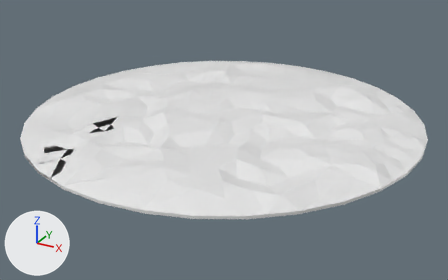
A saved change to the OBJ model assets/terraintest.obj.
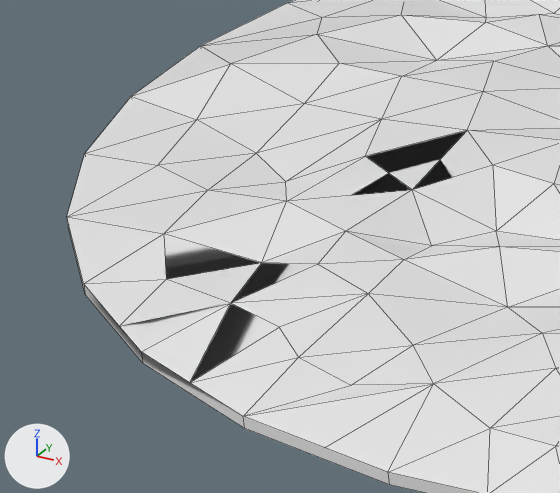
Old and new are each drawn whole from a 50 mm camera at (117.9, -214.4, 97.4) aimed at (2.7, -4.9, -7.4) and again close up on the part from 1% to 31% of the width and 31% to 73% of the height. Every picture has the same lights, and +X, +Y and +Z are marked at lower left. The close-ups show mesh edges as thin lines. Where no turn or scale is listed for an object, it has been applied to the vertices. Vertices at the same position are counted once.

Before the edit, the objects in view are built like this:
```python
me_실린더 = bpy.data.meshes.new('실린더')
me_실린더.from_pydata(...)  # 453 vertices, 693 faces; spans x -82.0..82.0, y -82.0..82.0, z 0.0..6.0
me_실린더.materials.append(mat_none)  # white #e7e7e7
ob_실린더 = bpy.data.objects.new('실린더', me_실린더)
ob_실린더.location = (0.0, 0.0, 0.0)
```
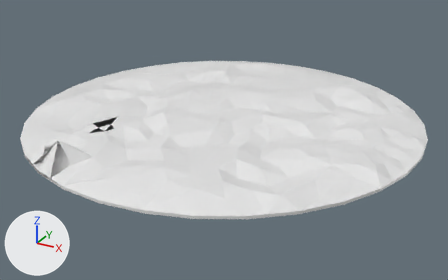
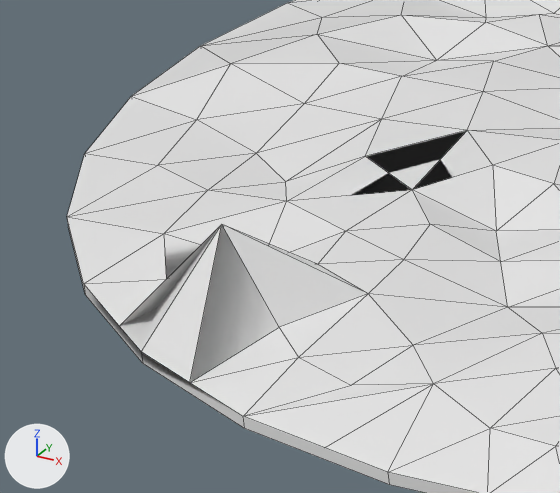
Pixel boxes (x1, y1, x2, y2) of what changed, in the close-ups (560 x 493 px; the box of a moved part takes in the faces that stretch with it):
part 1 of me_실린더, moved or reshaped: (346, 184, 560, 307) in both
part 2 of me_실린더, moved or reshaped: before (120, 263, 367, 382); after (120, 224, 367, 382)

The change, as a diff of the scene's bpy script:
```diff
--- a/assets/terraintest.obj.py
+++ b/assets/terraintest.obj.py
@@ me_실린더 @@
 me_실린더.from_pydata(...)  # 453 vertices, 693 faces; spans x -82.0..82.0, y -82.0..82.0, z 0.0..6.0
 # used by ob_실린더; location = (0.0, 0.0, 0.0)
-me_실린더.vertices[311].co = (-14.0, -49.0, 4.0)  # pixel (499, 246)
-me_실린더.vertices[334].co = (-10.0, -41.0, 2.0)
-me_실린더.vertices[345].co = (-23.0, -48.0, 2.0)  # pixel (431, 245)
-me_실린더.vertices[338].co = (-28.0, -69.0, 3.0)  # pixel (230, 303)
+# me_실린더 part 1
+me_실린더.vertices[311].co = (-14.0, -49.0, 3.0)  # pixel (500, 261)
+me_실린더.vertices[334].co = (-10.0, -41.0, 3.0)
+me_실린더.vertices[345].co = (-23.0, -48.0, 4.0)  # pixel (430, 224)
+# me_실린더 part 2
+me_실린더.vertices[338].co = (-28.0, -69.0, 11.0)  # pixel (221, 224)
 me_실린더.materials.append(mat_none)
```
